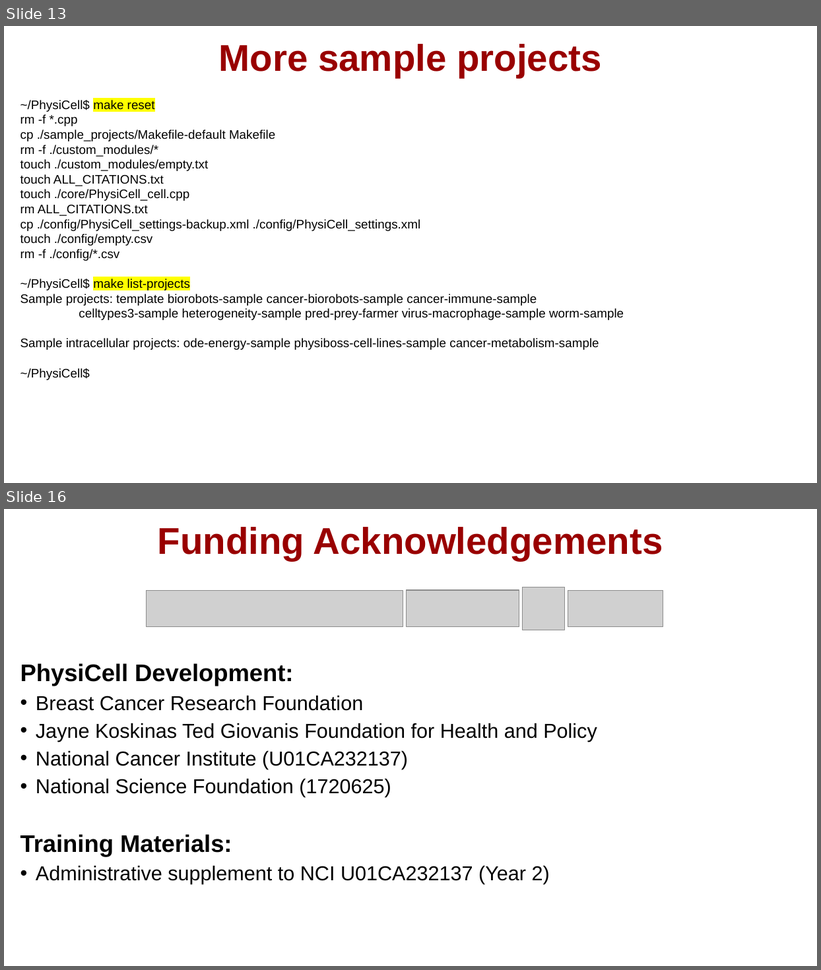
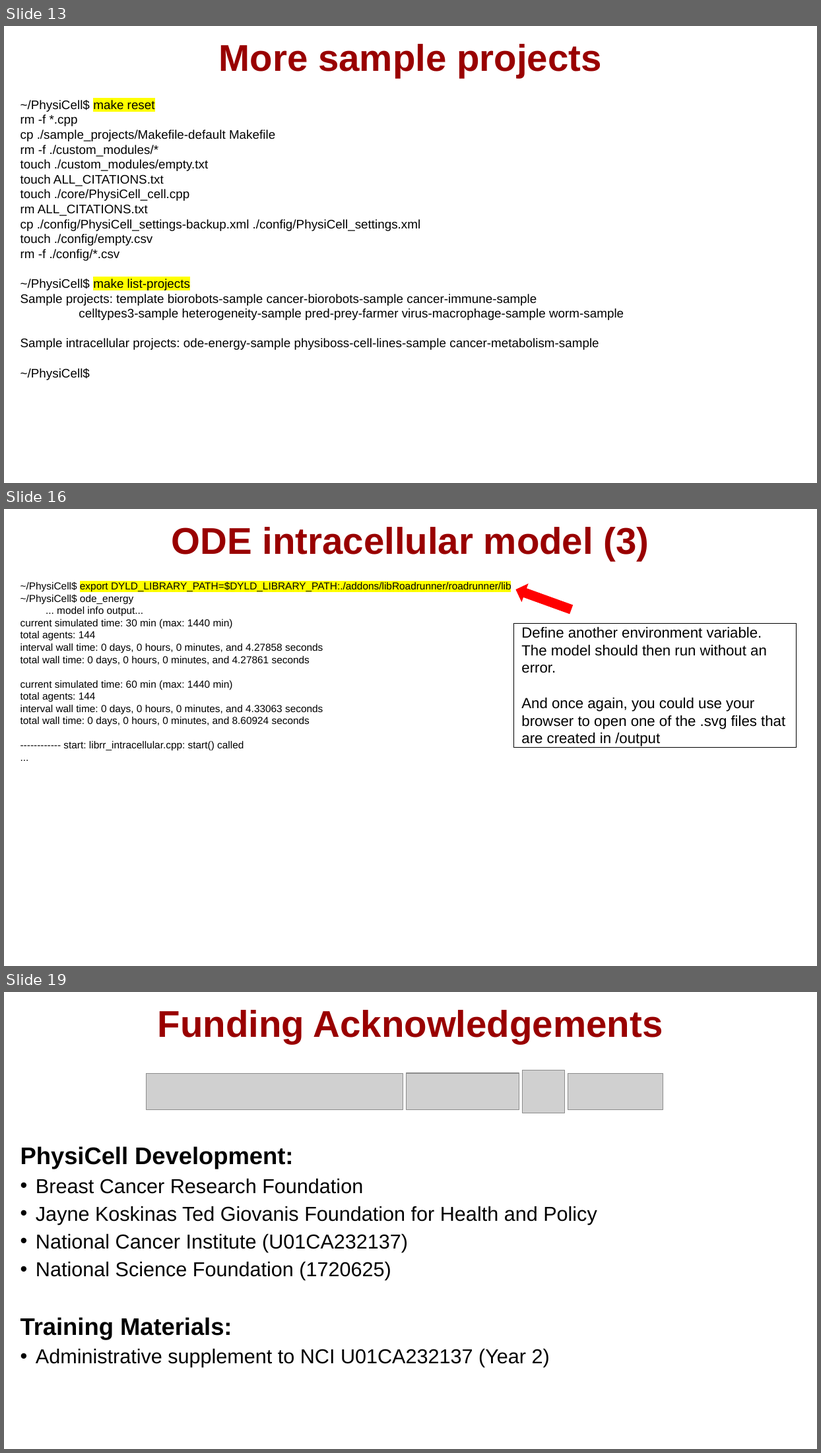
Before and after one commit to physicell-training/ws2021, a slide deck: pptx_source/PhysiCell_ws2021_macOS_setup.pptx. Shown one above the other, each under a label of ours: slides 13 and 16 before the commit, slides 13, 16 and 19 after it; the slides between them are not shown. The pictures are 821x970 and 821x1453 pixels, drawn with LibreOffice and Linux fonts; fonts in the diff are those of the drawing; grey boxes stand for pictures; background and template pictures are left out. Boxes give left, top, right and bottom in pixels: in the first picture for what was removed or moved away, otherwise in the second. Text is boxed around its words. In the diff, an @@ line names an element or a change of style, - is before the commit and + after.

```diff
--- a/pptx_source/PhysiCell_ws2021_macOS_setup.pptx
+++ b/pptx_source/PhysiCell_ws2021_macOS_setup.pptx
@@ slide 16 added at [4,509,817,966], background #FFFFFF @@
@@ title added at [172,527,649,560], 33 pt, text #990000, bold @@
+ODE intracellular model (3)
@@ text added at [20,582,512,751], 9 pt, text #000000 @@
+~/PhysiCell$ export DYLD_LIBRARY_PATH=$DYLD_LIBRARY_PATH:./addons/libRoadrunner/roadrunner/lib
+~/PhysiCell$ ode_energy
+... model info output...
+current simulated time: 30 min (max: 1440 min)
+total agents: 144
+interval wall time: 0 days, 0 hours, 0 minutes, and 4.27858 seconds
+total wall time: 0 days, 0 hours, 0 minutes, and 4.27861 seconds
+current simulated time: 60 min (max: 1440 min)
+total agents: 144
+interval wall time: 0 days, 0 hours, 0 minutes, and 4.33063 seconds
+total wall time: 0 days, 0 hours, 0 minutes, and 8.60924 seconds
+------------ start: librr_intracellular.cpp: start() called
+...
@@ down arrow added at [514,582,574,617], fill #FF0000, outline #FF0000 1 pt @@
@@ rectangle added at [514,624,797,748], outline #000000 0.75 pt, 13 pt, text #000000 @@
+Define another environment variable. The model should then run without an error.
+And once again, you could use your browser to open one of the .svg files that are created in /output
@@ what was slide 16 is now slide 19 @@
```
Also in this commit, not shown: 4 other slides added, 2 slides removed.
